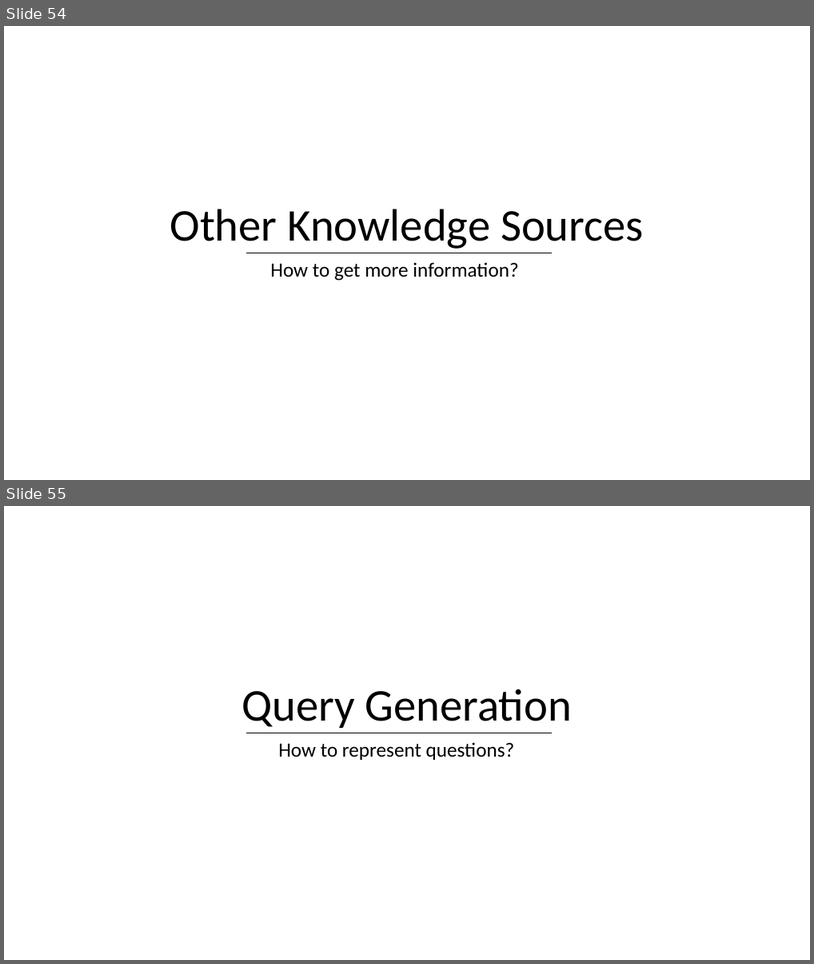
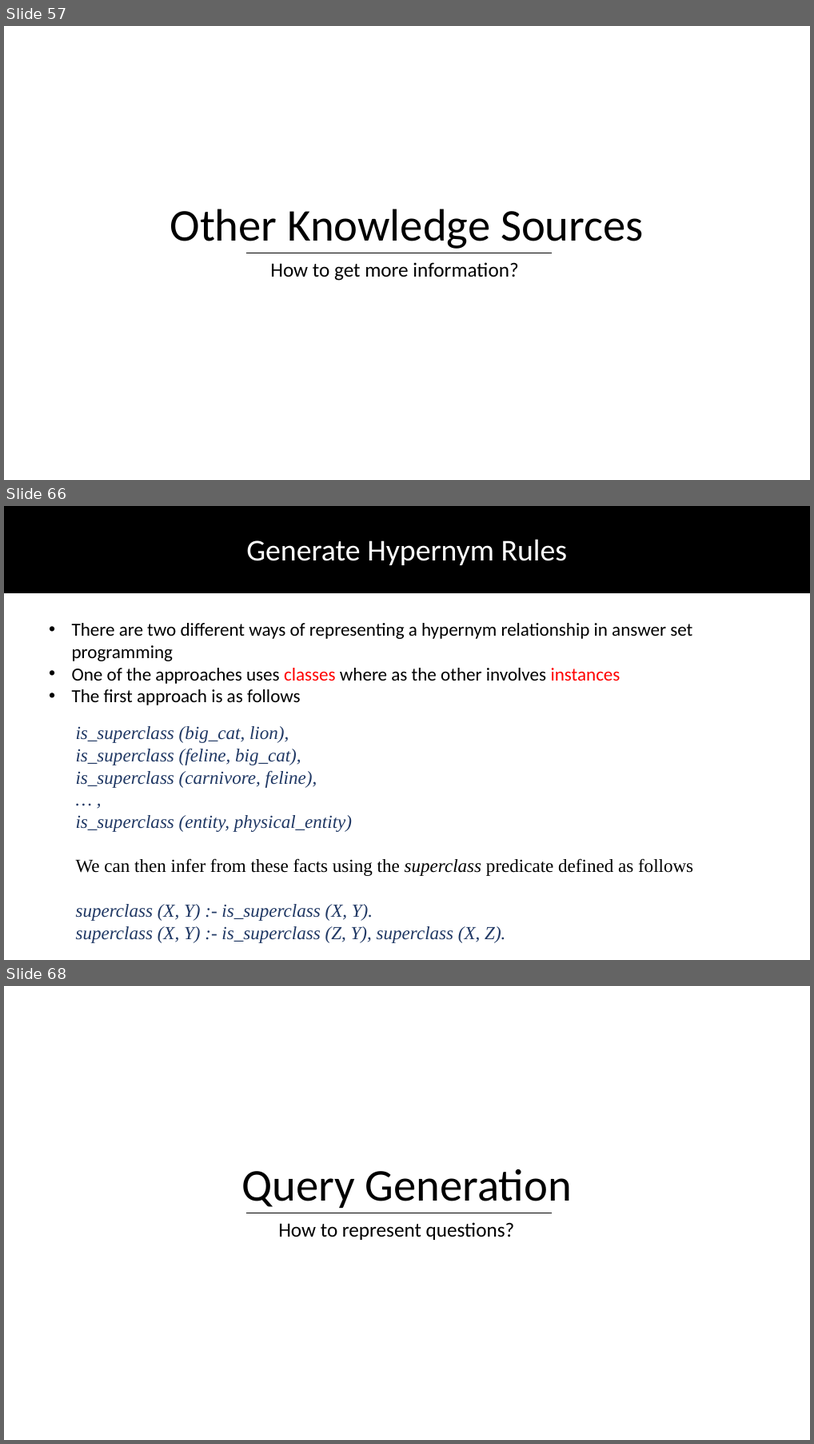
Before and after one commit to DhruvaPendharkar/thesis-project, a slide deck: Notes/ThesisPresentation.pptx. Shown one above the other, each under a label of ours: slides 54 and 55 before the commit, slides 57, 66 and 68 after it; the slides between them are not shown. The pictures are 814x964 and 814x1444 pixels, drawn with LibreOffice and Linux fonts; fonts in the diff are those of the drawing. Boxes give left, top, right and bottom in pixels: in the first picture for what was removed or moved away, otherwise in the second. Text is boxed around its words. In the diff, an @@ line names an element or a change of style, - is before the commit and + after.

Commit message:
Adding Other Knowledge Sources

```diff
--- a/Notes/ThesisPresentation.pptx
+++ b/Notes/ThesisPresentation.pptx
@@ slide 66 added at bbox=[4, 506, 810, 960], background #FFFFFF @@
@@ rectangle added at bbox=[4, 506, 810, 592], fill #000000, outline #000000 1 pt @@
@@ text added at bbox=[246, 539, 568, 565], 36 pt, text #FFFFFF @@
+Generate Hypernym Rules
@@ text added at bbox=[72, 623, 693, 705], 22 pt, text #000000 @@
+• There are two different ways of representing a hypernym relationship in answer set programming
+• One of the approaches uses classes where as the other involves instances
+• The first approach is as follows
@@ text added at bbox=[76, 726, 694, 943], 22 pt, text #203864, italic @@
+is_superclass (big_cat, lion),
+is_superclass (feline, big_cat),
+is_superclass (carnivore, feline),
+… ,
+is_superclass (entity, physical_entity)
+We can then infer from these facts using the superclass predicate defined as follows
+superclass (X, Y) :- is_superclass (X, Y).
+superclass (X, Y) :- is_superclass (Z, Y), superclass (X, Z).
@@ what was slide 54 is now slide 57 @@
@@ what was slide 55 is now slide 68 @@
```
Also in this commit, not shown: 1 slide changed, 14 other slides added, 2 slides removed.
